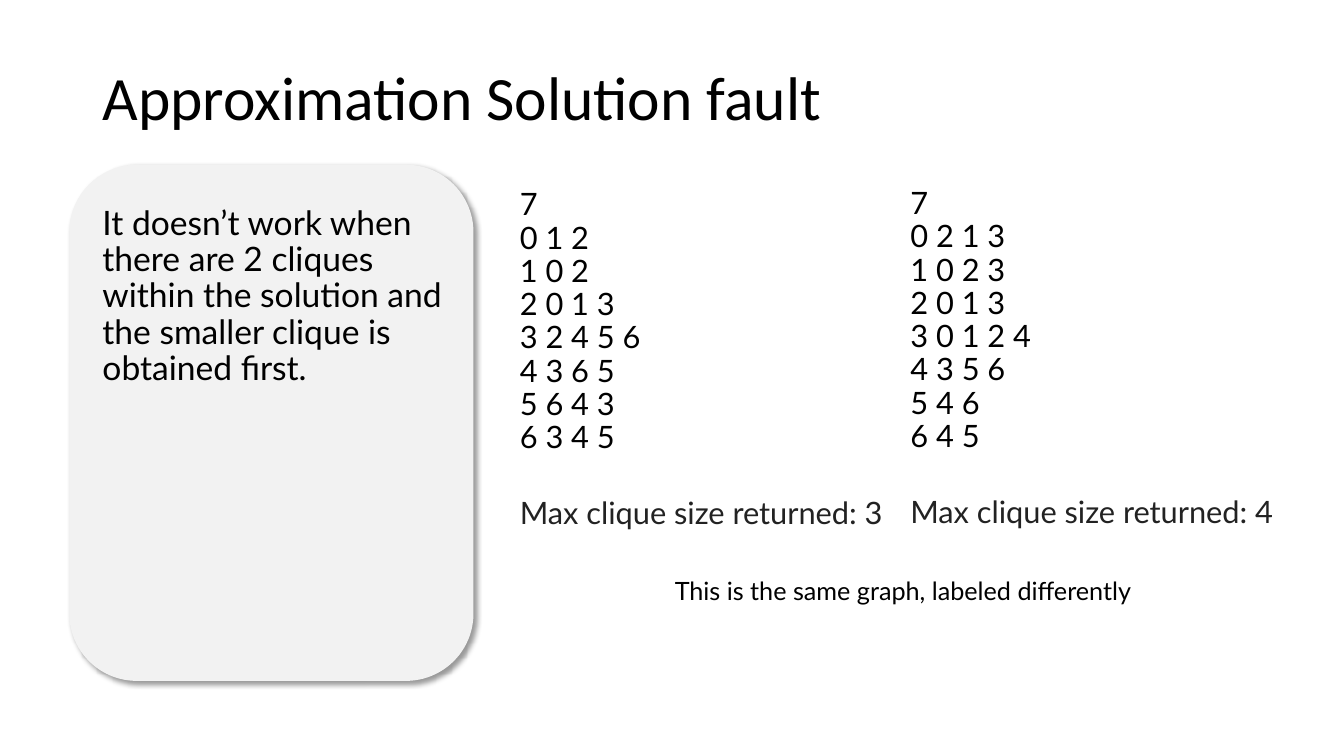
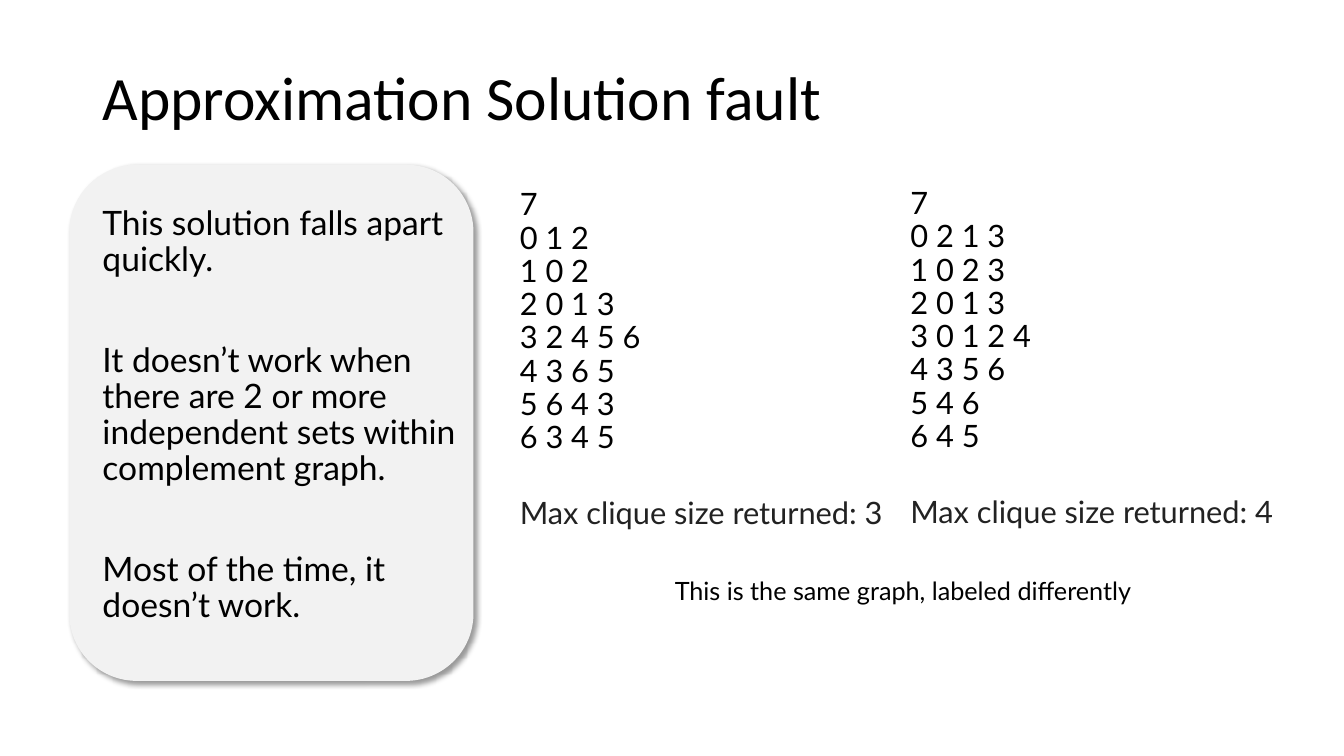
Before and after one commit to schaffsp/CS412FinalProject, a slide deck: slide 3 of approximation_presentation.pptx (slide 2 before the commit). Drawn at 1344x756 pixels with LibreOffice and Linux fonts; fonts in the diff are those of the drawing. Boxes give left, top, right and bottom in pixels: in the first picture for what was removed or moved away, otherwise in the second. Text is boxed around its words. In the diff, an @@ line names an element or a change of style, - is before the commit and + after.

```diff
--- a/approximation_presentation.pptx
+++ b/approximation_presentation.pptx
@@ text at (102,210,455,618): text changed @@
-It doesn’t work when there are 2 cliques within the solution and the smaller clique is obtained first.
+This solution falls apart quickly.
+It doesn’t work when there are 2 or more independent sets within complement graph.
+Most of the time, it doesn’t work.
```
Also in this commit, not shown: 2 other slides changed, 4 slides added, 2 slides removed, 1 other file.
